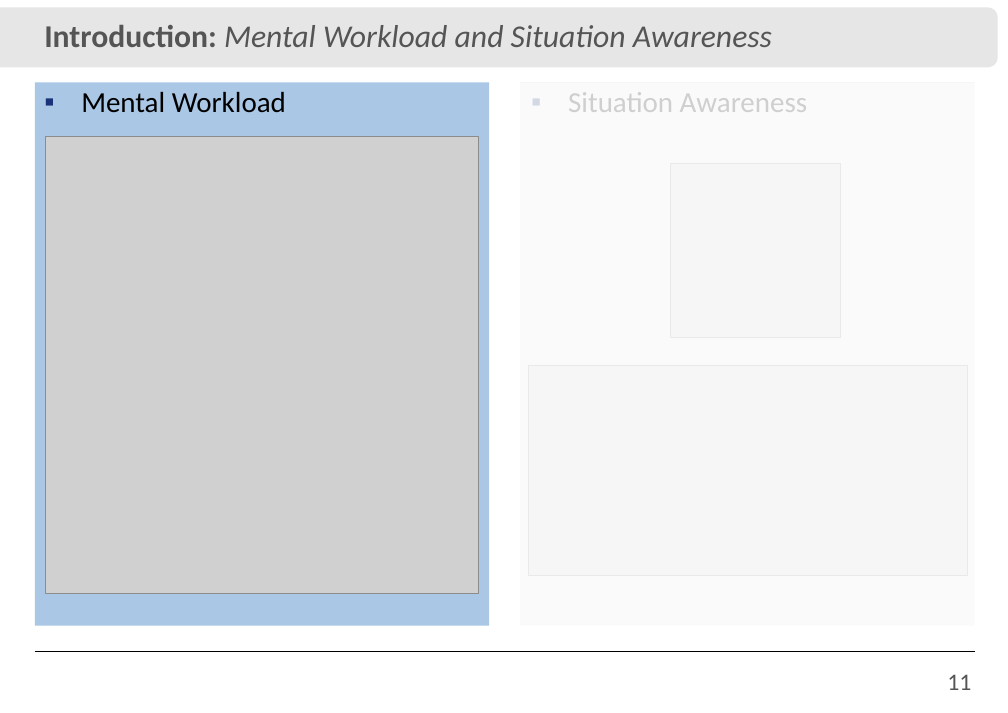
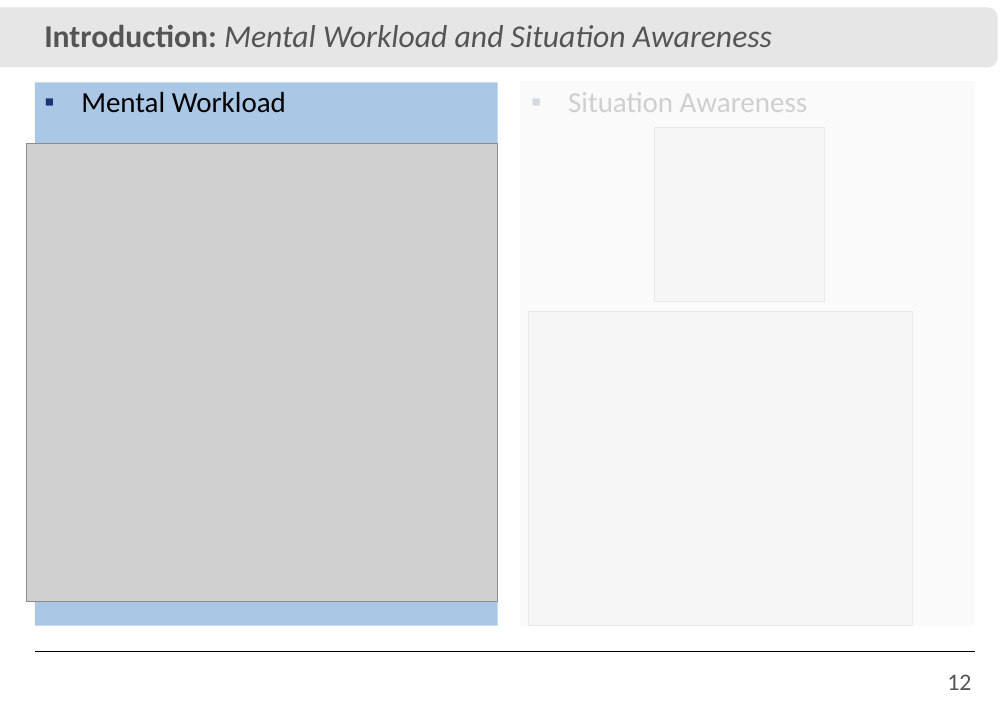
Before and after one commit to IvanRehder/Dissertacao, a slide deck: slide 12 of Apresentação/Apresentação.pptx (slide 11 before the commit). Drawn at 1008x713 pixels with LibreOffice and Linux fonts; fonts in the diff are those of the drawing; grey boxes stand for pictures; background and template pictures are left out. Boxes give left, top, right and bottom in pixels: in the first picture for what was removed or moved away, otherwise in the second. Text is boxed around its words. In the diff, an @@ line names an element or a change of style, - is before the commit and + after.

```diff
--- a/Apresentação/Apresentação.pptx
+++ b/Apresentação/Apresentação.pptx
@@ rectangle: place and size @@
-rectangle at [35,83,489,626]
+rectangle at [35,83,498,626]
@@ picture: place and size @@
-picture at [45,137,479,594]
+picture at [27,143,498,601]
@@ picture: place and size @@
-picture at [671,163,841,337]
+picture at [654,128,824,302]
@@ picture: place and size @@
-picture at [528,365,967,575]
+picture at [529,311,913,625]
@@ page number at [947,674,971,690]: text changed @@
-11
+12
```
Also in this commit, not shown: 15 other slides changed, 8 slides added, 3 slides removed, 47 other files.
